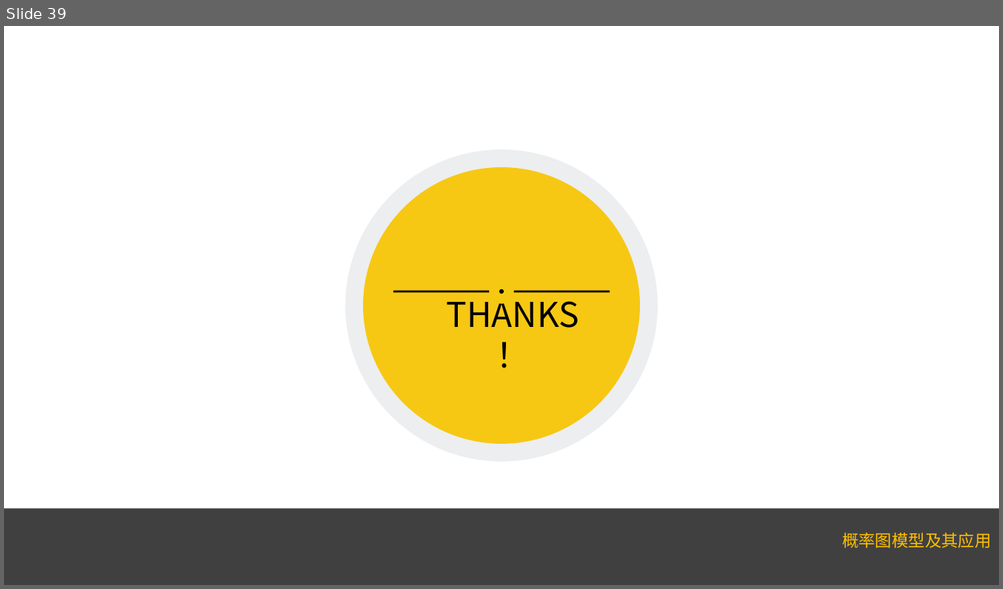
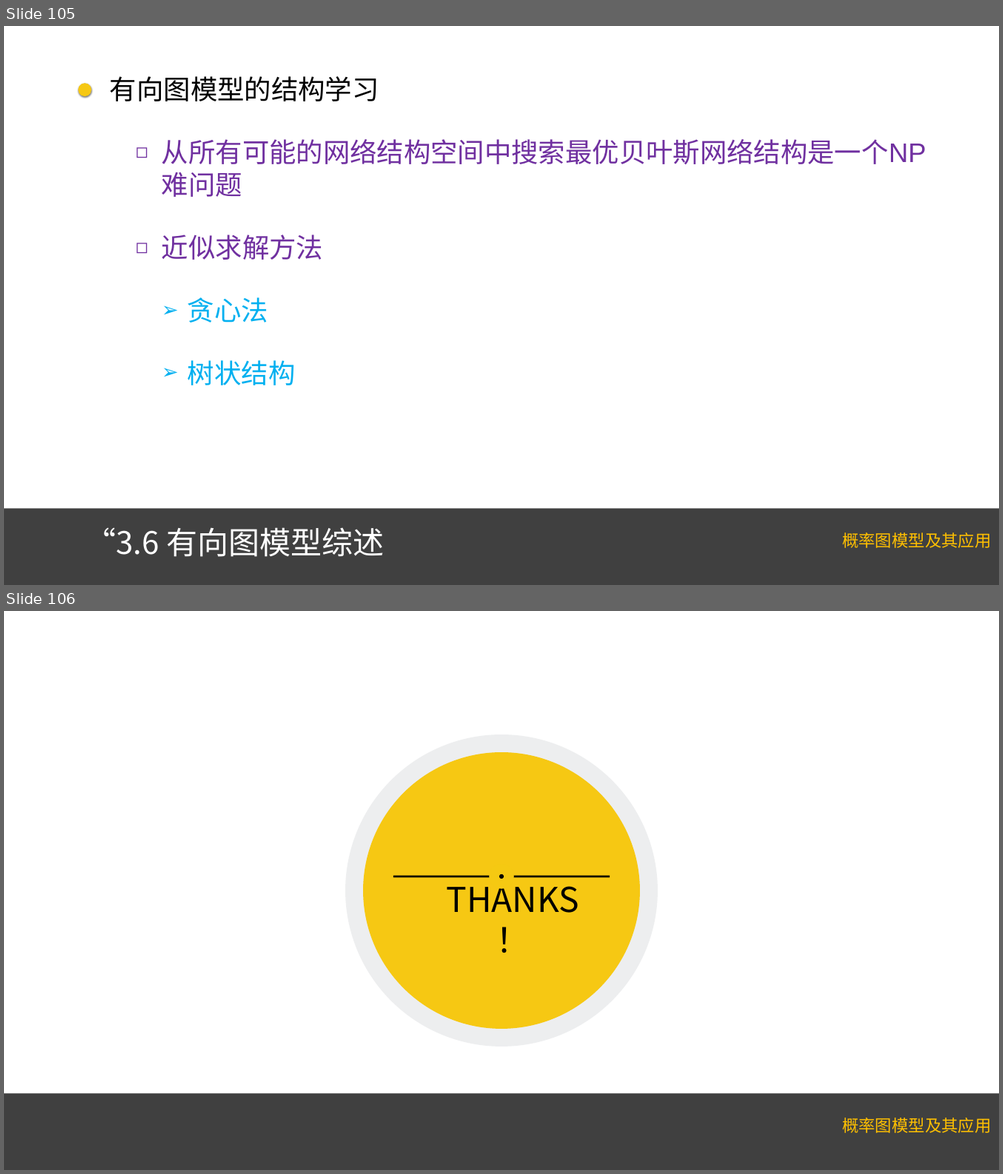
Before and after one commit to Lauralrf/Lauralrf.github.io, a slide deck: 3第三章有向图模型.pptx. Shown one above the other, each under a label of ours: slide 39 before the commit, slides 105 and 106 after it. The pictures are 1003x589 and 1003x1174 pixels, drawn with LibreOffice and Linux fonts; fonts in the diff are those of the drawing. Boxes give left, top, right and bottom in pixels: in the first picture for what was removed or moved away, otherwise in the second. Text is boxed around its words. In the diff, an @@ line names an element or a change of style, - is before the commit and + after.

```diff
--- a/3第三章有向图模型.pptx
+++ b/3第三章有向图模型.pptx
@@ slide 105 added at box(4, 26, 999, 585), background #FFFFFF; not listed: 2 template elements that a slide beside it also shows @@
@@ ellipse added at box(78, 83, 91, 96), fill #F6C813 @@
@@ text added at box(110, 76, 926, 386), 52 pt, text #7030A0 @@
+有向图模型的结构学习
+  ◻ 从所有可能的网络结构空间中搜索最优贝叶斯网络结构是一个NP难问题
+  ◻ 近似求解方法
+    ➢ 贪心法
+    ➢ 树状结构
@@ title added at box(85, 528, 384, 557), 60 pt, text #FFFFFF @@
+“3.6 有向图模型综述
@@ what was slide 39 is now slide 106 @@
```
Also in this commit, not shown: 66 other slides added, 4 other files.
